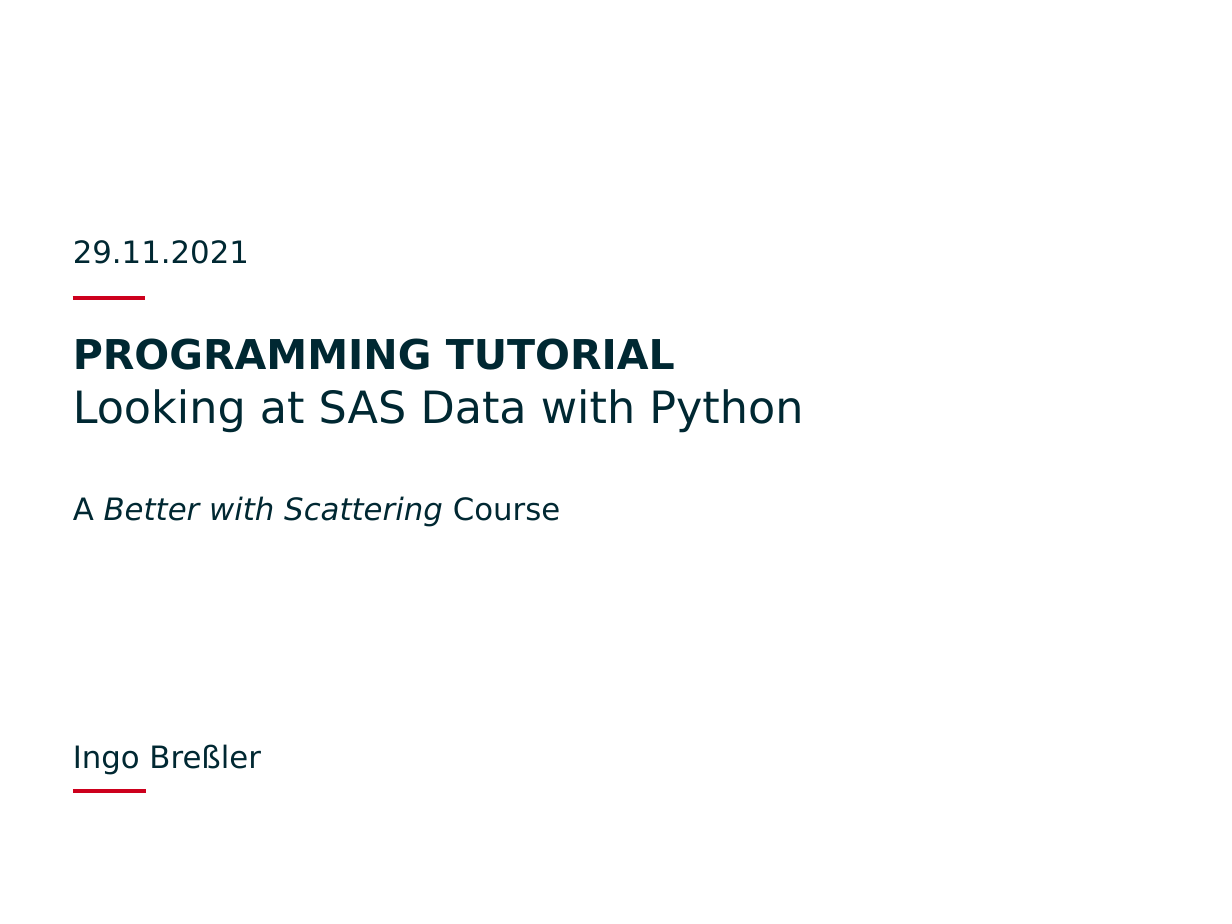
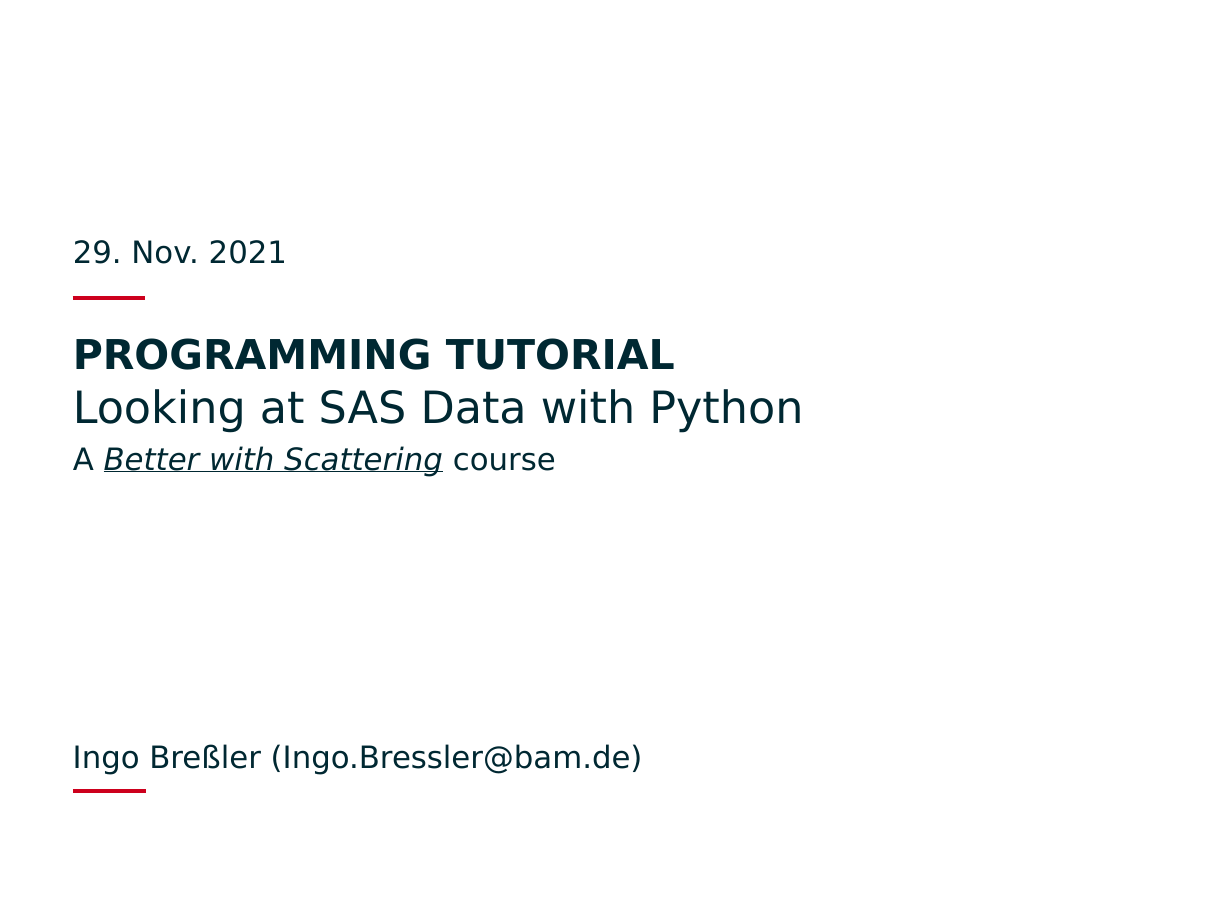
Before and after one commit to BAMresearch/jupyter_tutorial_sas, a slide deck: slide 1 of Programming Tutorial.pptx. Drawn at 1232x924 pixels with LibreOffice and Linux fonts; fonts in the diff are those of the drawing; background and template pictures are left out. Boxes give left, top, right and bottom in pixels: in the first picture for what was removed or moved away, otherwise in the second. Text is boxed around its words. In the diff, an @@ line names an element or a change of style, - is before the commit and + after.

```diff
--- a/Programming Tutorial.pptx
+++ b/Programming Tutorial.pptx
@@ text at (73, 240, 287, 264): text changed @@
-29.11.2021
+29. Nov. 2021
@@ text at (73, 446, 556, 477): text changed @@
-A Better with Scattering Course
+A Better with Scattering course
@@ text at (73, 744, 643, 775): text changed @@
-Ingo Breßler
+Ingo Breßler (Ingo.Bressler@bam.de)
```
Also in this commit, not shown: 3 other slides changed.
